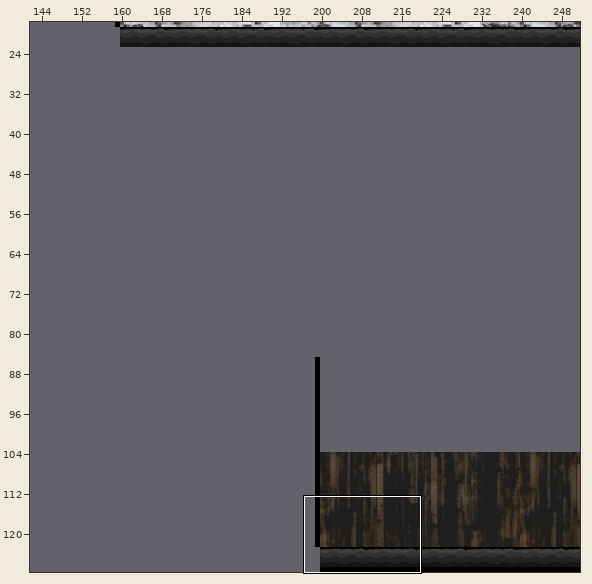
Two versions of a level (Tiled map (JSON), src/assets/maps/carte_verso.json). The first picture is a wide view before the edit; the outline marks the close-up.
Close-up. Before the edit:
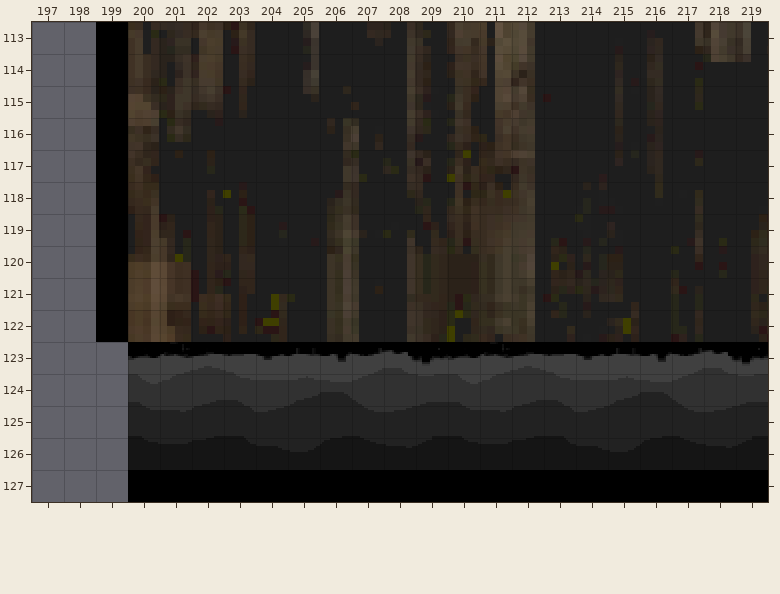
Cells are 32x32 px. Shown: x 197..219, y 113..127. The commit also changed other parts of the map, which this record leaves out. Not drawn, because the pictures are missing: unchanged layer "decoration_back_layer".
The same view after the edit:
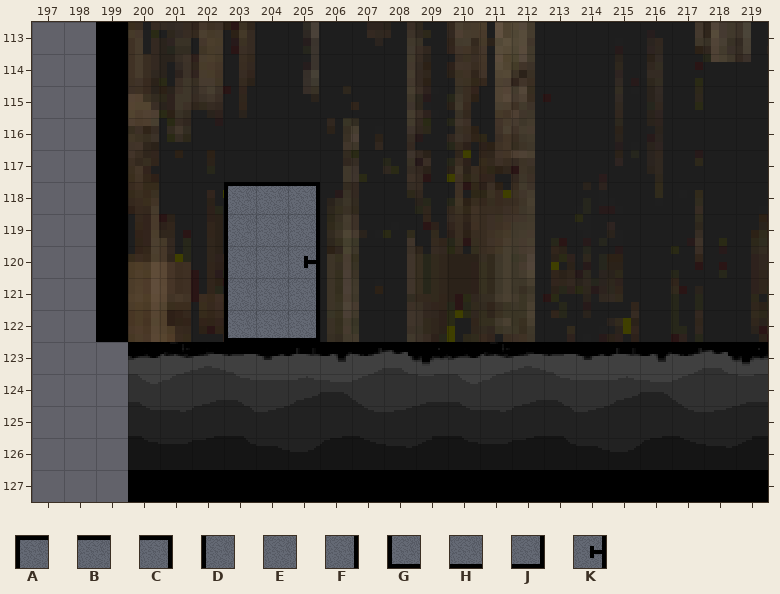
Key: from "tileset_image": A 40, B 41, C 42, D 80, E 81, F 82, G 120, H 121, J 122, K 162.
_ is an empty cell.
Change:
Layer "background_2_layer":
y 118: x 203..205 ___ -> ABC
y 119: x 203..205 ___ -> DEF
y 120: x 203..205 ___ -> DEK
y 121: x 203..205 ___ -> DEF
y 122: x 203..205 ___ -> GHJ
